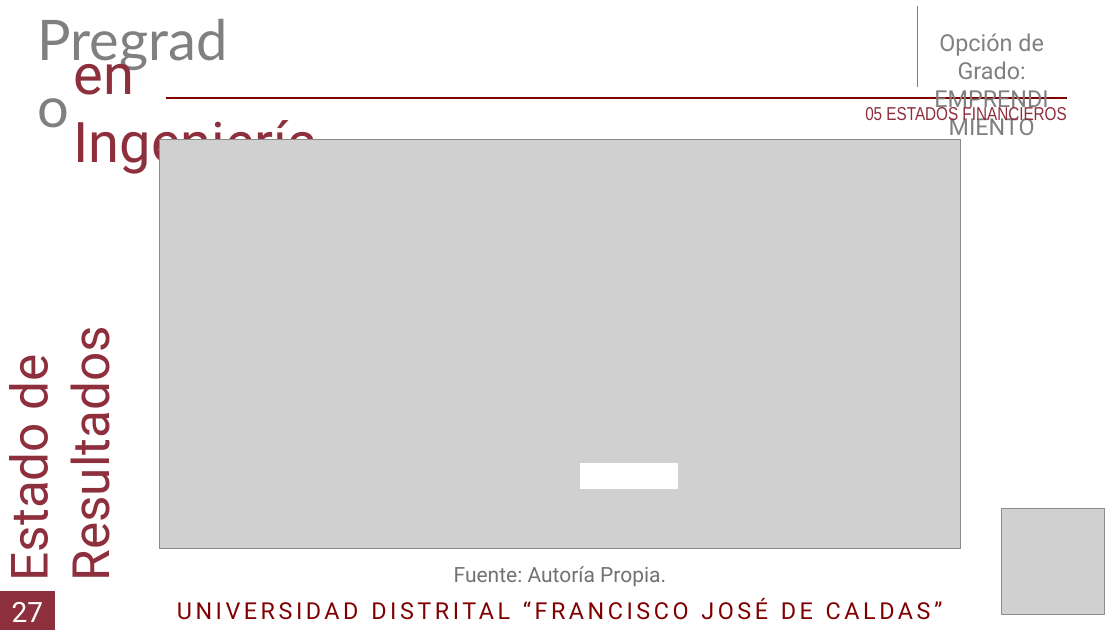
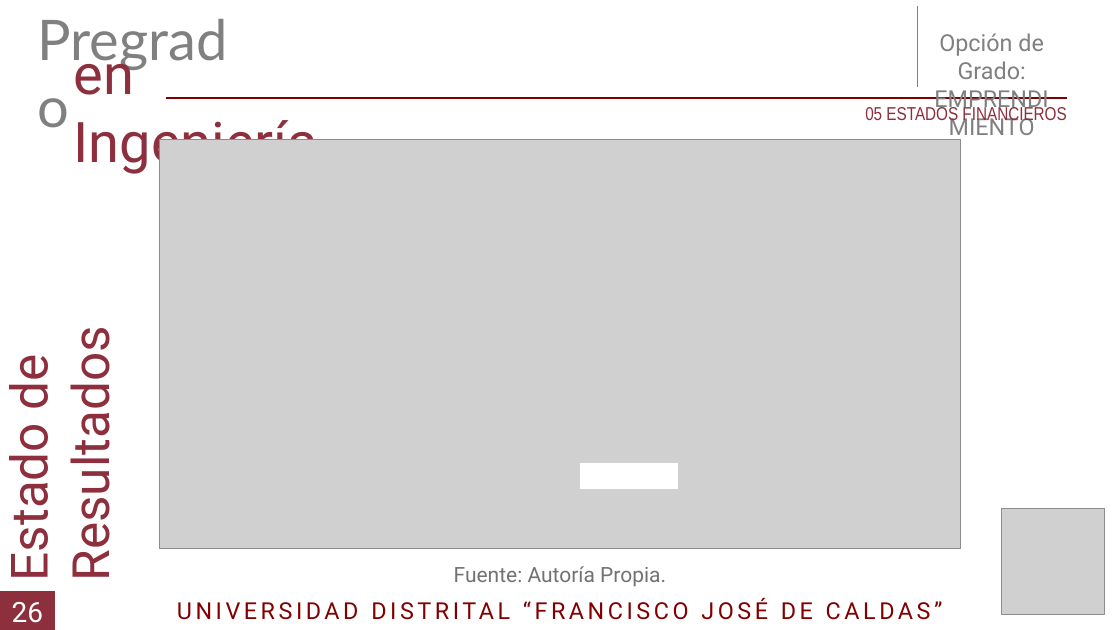
Before and after one commit to DLRin/anteproyecto, a slide deck: slide 27 of Presentacion/Presentacion.pptx (slide 28 before the commit). Drawn at 1120x630 pixels with LibreOffice and Linux fonts; fonts in the diff are those of the drawing; grey boxes stand for pictures. Boxes give left, top, right and bottom in pixels: in the first picture for what was removed or moved away, otherwise in the second. Text is boxed around its words. In the diff, an @@ line names an element or a change of style, - is before the commit and + after.

```diff
--- a/Presentacion/Presentacion.pptx
+++ b/Presentacion/Presentacion.pptx
@@ text in rectangle at bbox=[12, 602, 43, 623]: text changed @@
-27
+26
```
Also in this commit, not shown: 29 other slides changed, 1 slide removed, 1 other file.
